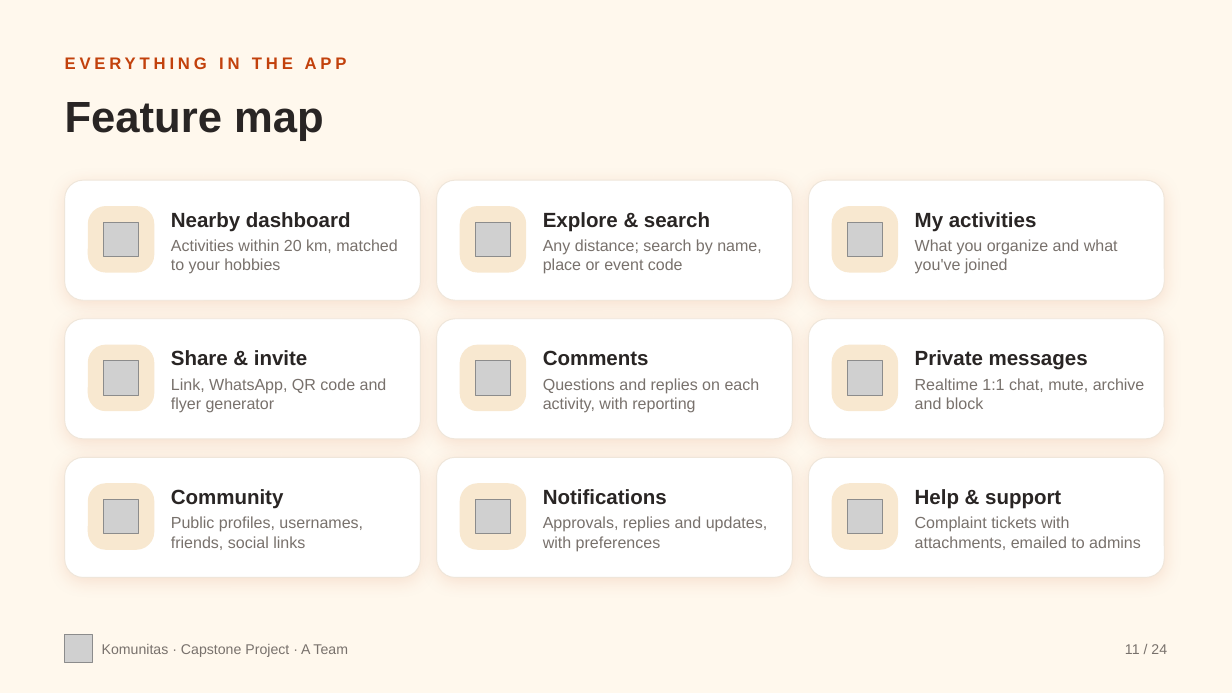
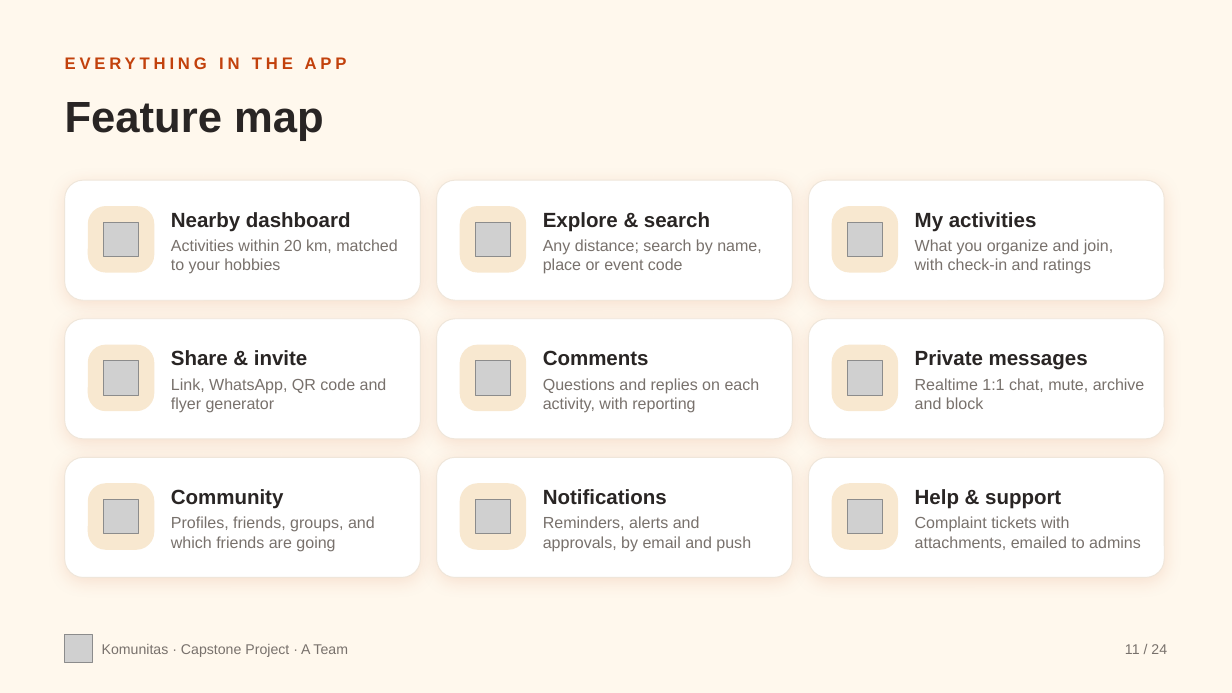
Before and after one commit to NebsPutra/Capstone-Dummy, a slide deck: slide 11 of flyer/komunitas-project-deck.pptx. Drawn at 1232x693 pixels with LibreOffice and Linux fonts; fonts in the diff are those of the drawing; grey boxes stand for pictures. Boxes give left, top, right and bottom in pixels: in the first picture for what was removed or moved away, otherwise in the second. Text is boxed around its words. In the diff, an @@ line names an element or a change of style, - is before the commit and + after.

```diff
--- a/flyer/komunitas-project-deck.pptx
+++ b/flyer/komunitas-project-deck.pptx
@@ text at (915, 239, 1113, 274): text changed @@
-What you organize and what you've joined
+What you organize and join, with check-in and ratings
@@ text at (171, 516, 375, 552): text changed @@
-Public profiles, usernames, friends, social links
+Profiles, friends, groups, and which friends are going
@@ text at (543, 516, 751, 552): text changed @@
-Approvals, replies and updates, with preferences
+Reminders, alerts and approvals, by email and push
```
Also in this commit, not shown: 6 other slides changed, 3 other files.
